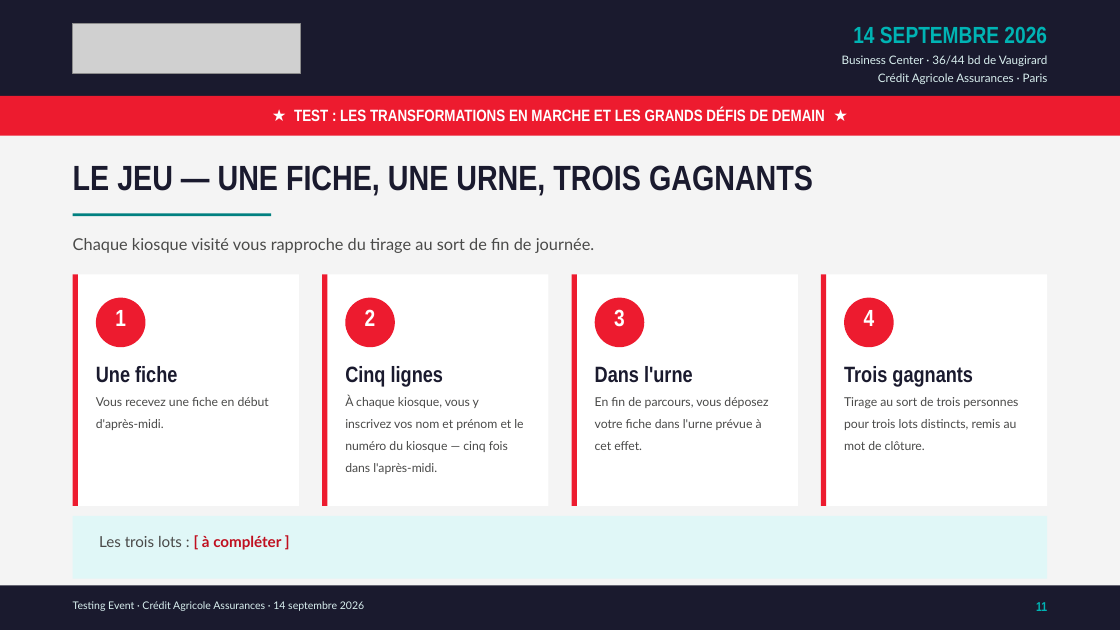
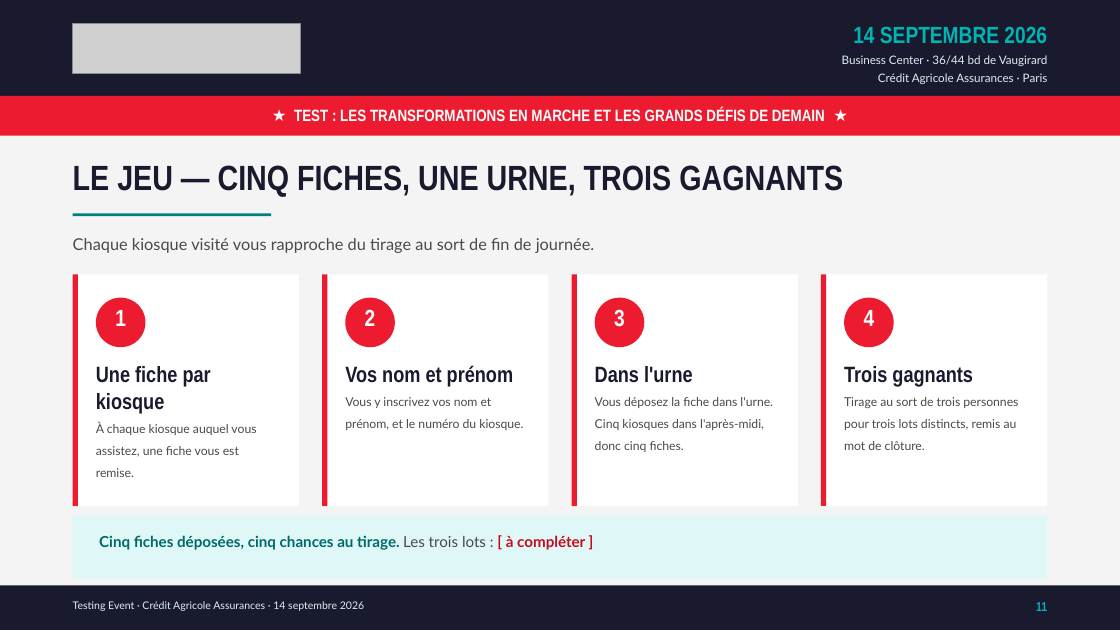
Before and after one commit to caa-jdelaux/info-hub, a slide deck: slide 11 of outils/affiches/presentation-testing-event.pptx. Drawn at 1120x630 pixels with LibreOffice and Linux fonts; fonts in the diff are those of the drawing; grey boxes stand for pictures. Boxes give left, top, right and bottom in pixels: in the first picture for what was removed or moved away, otherwise in the second. Text is boxed around its words. In the diff, an @@ line names an element or a change of style, - is before the commit and + after.

```diff
--- a/outils/affiches/presentation-testing-event.pptx
+++ b/outils/affiches/presentation-testing-event.pptx
@@ text at bbox=[73, 165, 843, 197]: text changed @@
-LE JEU — UNE FICHE, UNE URNE, TROIS GAGNANTS
+LE JEU — CINQ FICHES, UNE URNE, TROIS GAGNANTS
@@ text at bbox=[96, 366, 256, 477]: text changed @@
-Une fiche
-Vous recevez une fiche en début d'après-midi.
+Une fiche par kiosque
+À chaque kiosque auquel vous assistez, une fiche vous est remise.
@@ text at bbox=[345, 365, 523, 430]: text changed @@
-Cinq lignes
-À chaque kiosque, vous y inscrivez vos nom et prénom et le numéro du kiosque — cinq fois dans l'après-midi.
+Vos nom et prénom
+Vous y inscrivez vos nom et prénom, et le numéro du kiosque.
@@ text at bbox=[595, 397, 773, 452]: text changed @@
-En fin de parcours, vous déposez votre fiche dans l'urne prévue à cet effet.
+Vous déposez la fiche dans l'urne. Cinq kiosques dans l'après-midi, donc cinq fiches.
@@ text at bbox=[99, 535, 585, 550]: text changed; text colour #4A4A49 to #006A6A; bold on @@
-Les trois lots : [ à compléter ]
+Cinq fiches déposées, cinq chances au tirage. Les trois lots : [ à compléter ]
```
Also in this commit, not shown: 3 other files.
